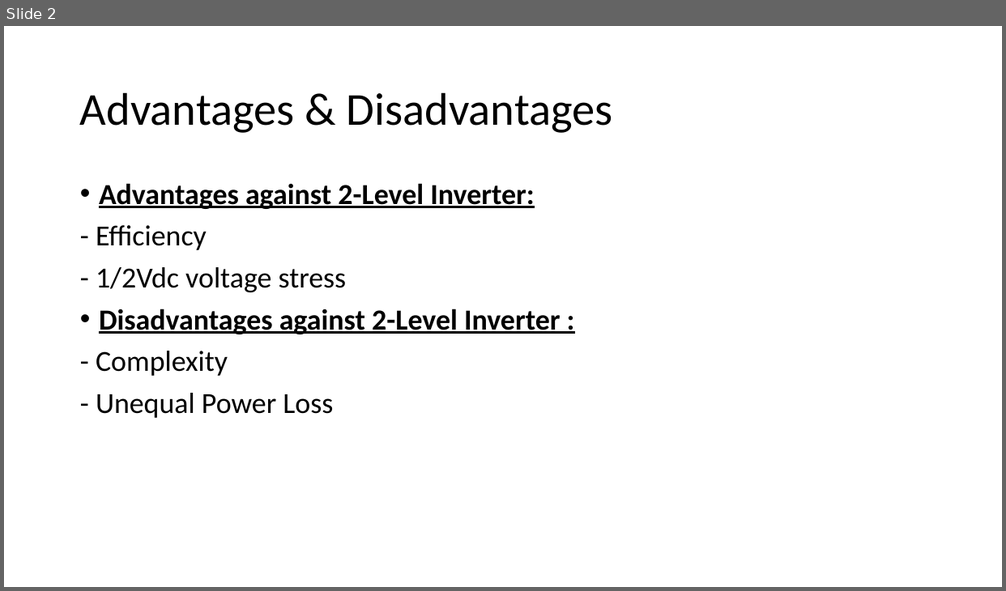
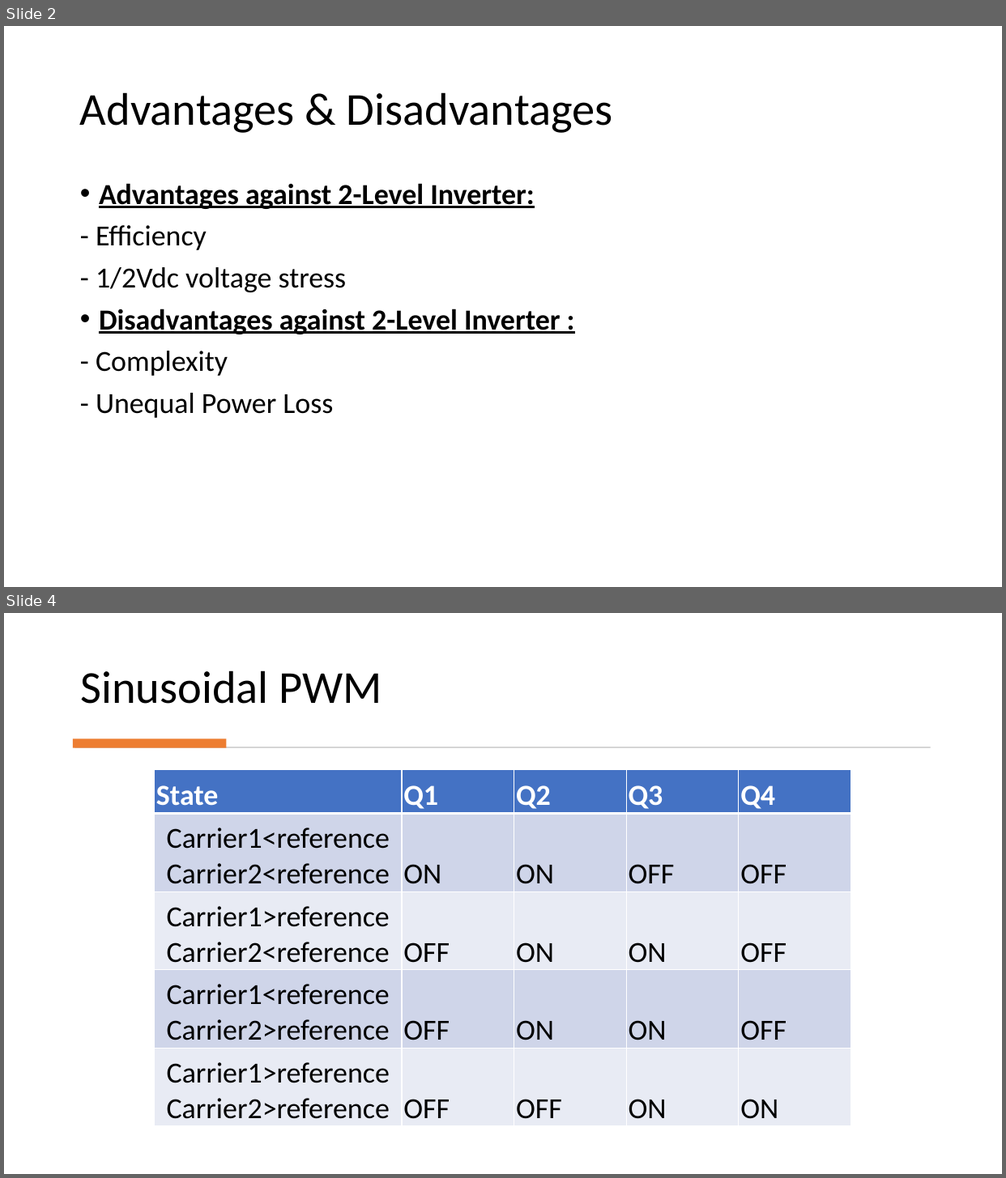
Before and after one commit to ahmetcan-akuz/Thesis, a slide deck: Reports/3-Level NPC Inverter Structure.pptx. Shown one above the other, each under a label of ours: slide 2 before the commit, slides 2 and 4 after it; the slides between them are not shown. The pictures are 1006x591 and 1006x1178 pixels, drawn with LibreOffice and Linux fonts; fonts in the diff are those of the drawing. Boxes give left, top, right and bottom in pixels: in the first picture for what was removed or moved away, otherwise in the second. Text is boxed around its words. In the diff, an @@ line names an element or a change of style, - is before the commit and + after.

Commit message:
Sinusoidal PWM of 3L Inverter

```diff
--- a/Reports/3-Level NPC Inverter Structure.pptx
+++ b/Reports/3-Level NPC Inverter Structure.pptx
@@ slide 4 added at bbox=[4, 613, 1002, 1174], background #FFFFFF @@
@@ title added at bbox=[80, 671, 383, 704], 44 pt, text #000000 @@
+Sinusoidal PWM
@@ rectangle added at bbox=[73, 739, 226, 747], fill #ED7D31 @@
@@ rectangle added at bbox=[75, 747, 931, 748], fill #D5D5D5 @@
@@ table added at bbox=[155, 769, 851, 1127], 5 rows, 5 columns @@
+State | Q1 | Q2 | Q3 | Q4
+Carrier1<reference Carrier2<reference | ON | ON | OFF | OFF
+Carrier1>reference Carrier2<reference | OFF | ON | ON | OFF
+Carrier1<reference Carrier2>reference | OFF | ON | ON | OFF
+Carrier1>reference Carrier2>reference | OFF | OFF | ON | ON
```
Also in this commit, not shown: 1 slide changed, 1 other slide added, 2 other files.
